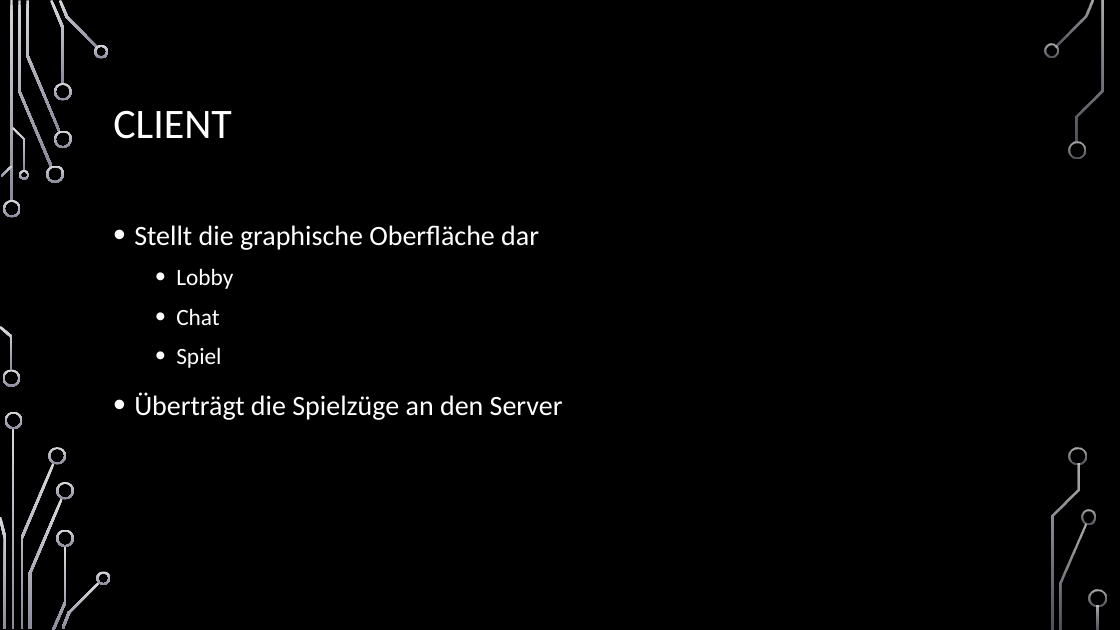
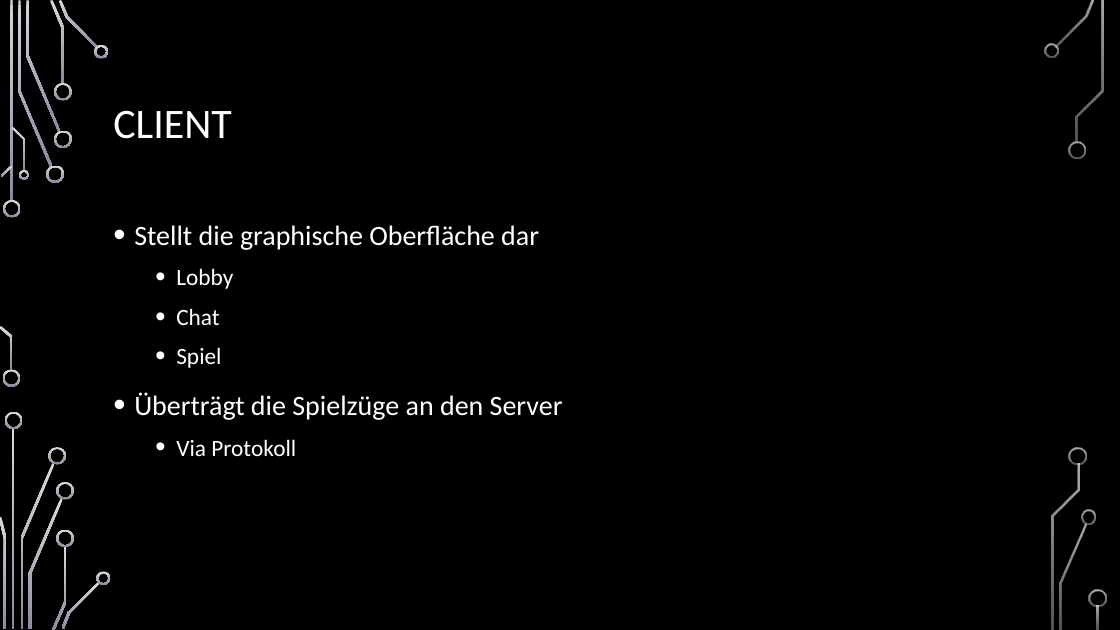
Before and after one commit to jnussbaum/TheBachelorsChaseGame, a slide deck: slide 24 of documents/Meilensteine/Meilenstein I/Meilenstein_1_Präsentation.pptx. Drawn at 1120x630 pixels with LibreOffice and Linux fonts; fonts in the diff are those of the drawing; background and template pictures are left out. Boxes give left, top, right and bottom in pixels: in the first picture for what was removed or moved away, otherwise in the second. Text is boxed around its words. In the diff, an @@ line names an element or a change of style, - is before the commit and + after.

```diff
--- a/documents/Meilensteine/Meilenstein I/Meilenstein_1_Präsentation.pptx
+++ b/documents/Meilensteine/Meilenstein I/Meilenstein_1_Präsentation.pptx
@@ text at [176,439,296,456]: paragraph added @@
+  • Via Protokoll
```
Also in this commit, not shown: 5 other slides changed, 3 other files.
